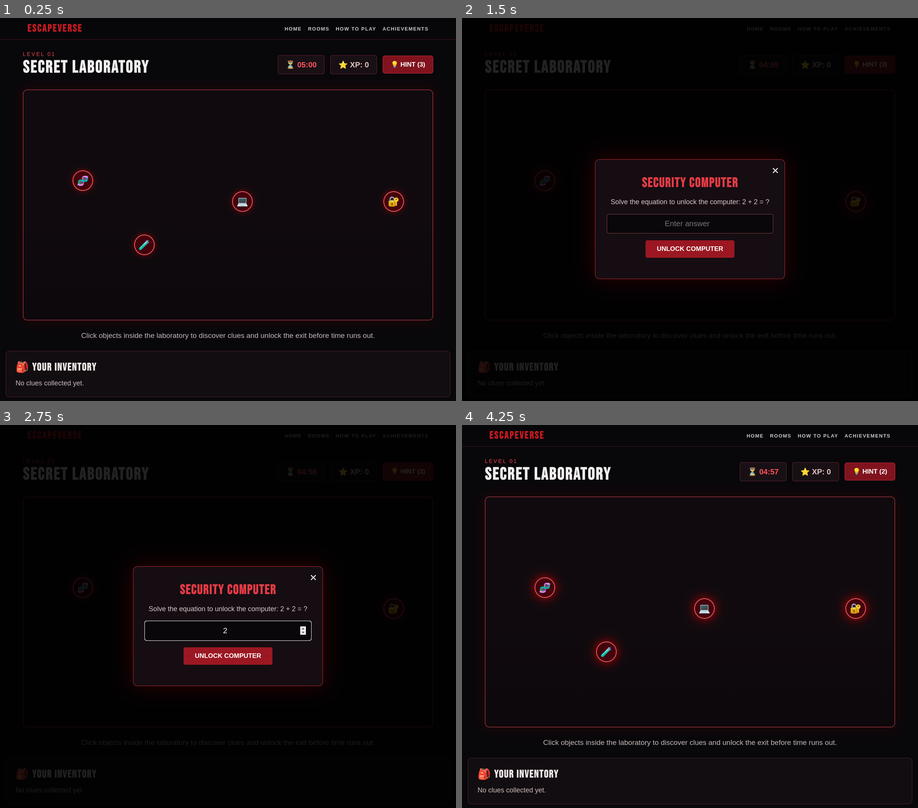
Above: before the commit, frames 1-4 (two rows, left to right).
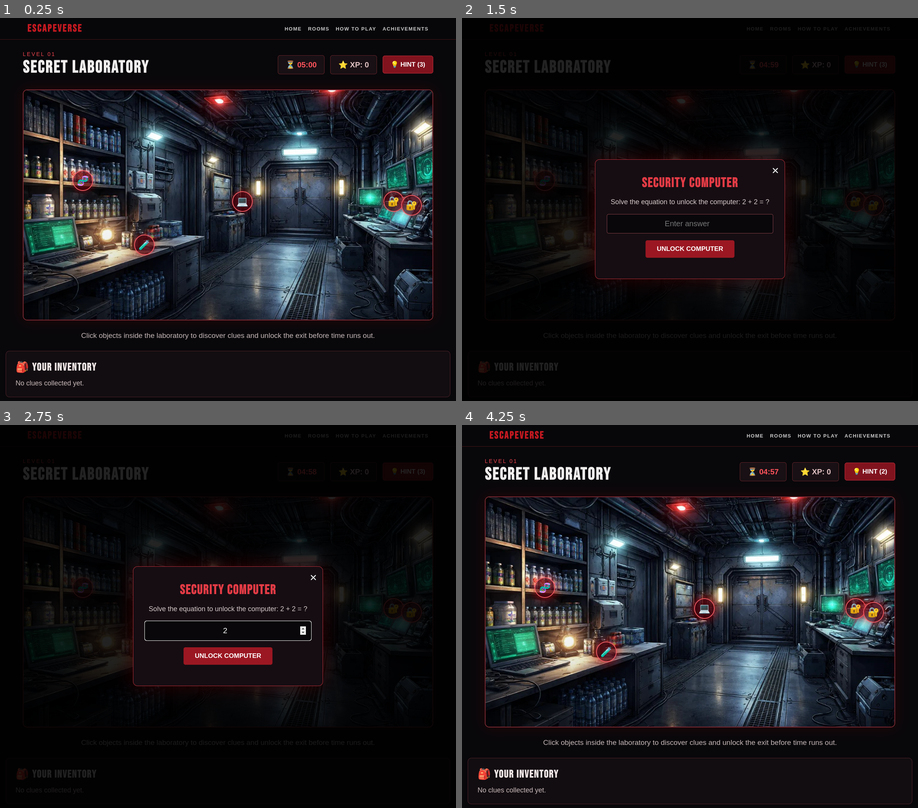
Above: after the commit, the same moments.

Repository: shai2kha2-bit/web-TheEscapeHouse-project
Game: browser game, page game.html
Same seed, same stepped clock (60 frames per second), same inputs: the game is played once before the commit and once after it. When the page shows a pop-up message, it is drawn as a white box for half a second while everything else waits; a line starting with > is the answer the replay typed.
Inputs (mouse positions are in pixels of both pictures, inside the frame that each line leads up to):
- Up to frame 1 (0.25 s): no input
- Up to frame 2 (1.5 s): tap Space at 1.1 s; click "💻" at 1.27 s
- Up to frame 3 (2.75 s): tap Space at 1.6, 2.1, 2.6 s; click (228, 608) at 1.87 s; click (228, 631) at 2.47 s; type "2" at 2.47 s; tap Enter at 2.5 s; tap Escape at 2.52 s
- Up to frame 4 (4.25 s): click "×" at 3.07 s; tap Space at 3.1, 3.6, 4.1 s; click "💡 HINT (3)" at 3.67 s

The runs differ from the first frame. In frame 1, 33% of the frame differs, in the area x 5-95%, y 18-79%; in frame 2, 1.8%; in frame 3, 1.8%; in frame 4, 33%.
Error after the commit: SyntaxError: Identifier 'selectedLevel' has already been declared

Commit message:
Add files via upload

Diff:
--- a/game.css
+++ b/game.css
@@ -361,3 +361,29 @@
         transition: none;
     }
 }
+
+/* Haunted Library Buttons */
+
+.hotspot[hidden] {
+    display: none !important;
+}
+
+.hotspot.bookshelf {
+    top: 29%;
+    left: 16%;
+}
+
+.hotspot.clock {
+    top: 27%;
+    left: 68%;
+}
+
+.hotspot.manuscript {
+    top: 70%;
+    left: 43%;
+}
+
+.hotspot.library-door {
+    top: 47%;
+    left: 88%;
+}
--- a/game.html
+++ b/game.html
@@ -70,7 +70,7 @@
             <div class="room-scene">
 
                 <!-- Room Background -->
-                <imgid="room-image"
+                <img id="room-image"
 
                     src="images/laboratory1.jpeg"
                      alt="Escape room"
@@ -158,8 +158,73 @@
 
     </div>
 
-    <!-- JavaScript -->
-    <script src="game.js"></script>
+
+    <script>
+        const selectedLevel = new URLSearchParams(
+            window.location.search
+        ).get("level");
+
+        const levelScript = document.createElement("script");
+
+        if (selectedLevel === "2") {
+            levelScript.src = "library.js";
+        } else {
+            levelScript.src = "game.js";
+        }
+
+        document.body.appendChild(levelScript);
+    </script>
+
+    <button class="hotspot door"
+        data-object="door"
+        aria-label="Examine locked door"
+        type="button">
+    🔐
+</button>
+
+    <!-- LEVEL 2: HAUNTED LIBRARY -->
+
+    <button class="hotspot bookshelf library-object"
+            data-object="bookshelf"
+            type="button" hidden>
+        📚
+    </button>
+
+    <button class="hotspot clock library-object"
+            data-object="clock"
+            type="button" hidden>
+        🕰️
+    </button>
+
+    <button class="hotspot manuscript library-object"
+            data-object="manuscript"
+            type="button" hidden>
+        📜
+    </button>
+
+    <button class="hotspot library-door library-object"
+            data-object="library-door"
+            type="button" hidden>
+        🔐
+    </button>
+
+    <script>
+        const selectedLevel = new URLSearchParams(
+            window.location.search
+        ).get("level");
+
+        const levelScript = document.createElement("script");
+
+        if (selectedLevel === "2") {
+            levelScript.src = "library.js";
+        } else {
+            levelScript.src = "game.js";
+        }
+
+        document.body.appendChild(levelScript);
+    </script>
+
+
 
 </body>
 </html>
--- /dev/null
+++ b/library.js
@@ -0,0 +1,256 @@
+/* THE ESCAPE HOUSE — LEVEL 2: HAUNTED LIBRARY
+   Load this file on game.html?level=2 instead of game.js.
+*/
+
+const libraryTimeLimit = 360; // 6 minutes
+let libraryTimeLeft = libraryTimeLimit;
+let libraryXP = 0;
+let libraryHints = 3;
+let libraryFinished = false;
+let booksSolved = false;
+let clockFound = false;
+let cipherSolved = false;
+let bookOrder = [];
+let libraryTimerId;
+
+const libraryTimer = document.getElementById('timer');
+const libraryXPLabel = document.getElementById('xp');
+const libraryHintButton = document.getElementById('hint-button');
+const libraryInventory = document.getElementById('inventory');
+const libraryModal = document.getElementById('puzzle-modal');
+const libraryTitle = document.getElementById('puzzle-title');
+const libraryDescription = document.getElementById('puzzle-description');
+const libraryPuzzleArea = document.getElementById('puzzle-area');
+const libraryMessage = document.getElementById('puzzle-message');
+const libraryClose = document.getElementById('close-modal');
+const allHotspots = document.querySelectorAll('.hotspot');
+
+// Change level title and room background.
+document.getElementById('level-number').textContent = 'LEVEL 02';
+document.getElementById('level-title').textContent = 'HAUNTED LIBRARY';
+const libraryImage = document.getElementById('room-image');
+libraryImage.src = 'images/library1.png';
+libraryImage.alt = 'Haunted Library escape room';
+
+// Show library objects only.
+allHotspots.forEach(function (button) {
+    button.hidden = !button.classList.contains('library-object');
+});
+
+function showLibraryTime() {
+    const minutes = Math.floor(libraryTimeLeft / 60);
+    const seconds = libraryTimeLeft % 60;
+    libraryTimer.textContent = String(minutes).padStart(2, '0') + ':' +
+        String(seconds).padStart(2, '0');
+}
+
+function showLibraryInventory() {
+    const clues = [];
+    if (booksSolved) clues.push('📚 Book order solved — 3 books');
+    if (clockFound) clues.push('🕰️ Clock stopped at 9:15');
+    if (cipherSolved) clues.push('📜 Cipher decoded: OWL');
+    libraryInventory.textContent = clues.length ? clues.join('  |  ') : 'No clues collected yet.';
+    libraryXPLabel.textContent = libraryXP;
+}
+
+function showLibraryModal(title, description) {
+    libraryTitle.textContent = title;
+    libraryDescription.textContent = description;
+    libraryPuzzleArea.replaceChildren();
+    libraryMessage.textContent = '';
+    libraryModal.hidden = false;
+}
+
+function hideLibraryModal() {
+    libraryModal.hidden = true;
+}
+
+function showLibraryMessage(message, success) {
+    libraryMessage.textContent = message;
+    libraryMessage.style.color = success ? '#78e6aa' : '#ff727a';
+}
+
+function makeLibraryButton(text, onClick) {
+    const button = document.createElement('button');
+    button.type = 'button';
+    button.textContent = text;
+    button.addEventListener('click', onClick);
+    return button;
+}
+
+function stopLibraryGame(won) {
+    libraryFinished = true;
+    clearInterval(libraryTimerId);
+    allHotspots.forEach(function (button) { button.disabled = true; });
+    libraryHintButton.disabled = true;
+
+    if (won) {
+        libraryXP += 200 + Math.floor(libraryTimeLeft / 10);
+        showLibraryInventory();
+        const savedLevel = Number(localStorage.getItem('escapeverseUnlockedLevel')) || 1;
+        localStorage.setItem('escapeverseUnlockedLevel', String(Math.max(savedLevel, 3)));
+        const savedXP = Number(localStorage.getItem('escapeverseLibraryXP')) || 0;
+        localStorage.setItem('escapeverseLibraryXP', String(Math.max(savedXP, libraryXP)));
+        alert('YOU ESCAPED THE HAUNTED LIBRARY!\nXP: ' + libraryXP + '\nLevel 3 is unlocked!');
+        window.location.href = 'rooms.html';
+    } else {
+        hideLibraryModal();
+        showLibraryModal('TIME IS UP', 'The library doors are sealed. Your attempt has ended.');
+        libraryPuzzleArea.appendChild(makeLibraryButton('TRY AGAIN', function () {
+            window.location.reload();
+        }));
+    }
+}
+
+function inspectBookshelf() {
+    showLibraryModal('THE BOOKSHELF', 'Arrange the books in this order: the night sky, then the black bird, then the wise bird.');
+
+    if (booksSolved) {
+        libraryPuzzleArea.textContent = 'Books arranged! The shelf reveals a note: “Count the three books.”';
+        return;
+    }
+
+    const progress = document.createElement('p');
+    progress.textContent = 'Selected: none';
+    libraryPuzzleArea.appendChild(progress);
+    ['OWL', 'MOON', 'RAVEN'].forEach(function (name) {
+        libraryPuzzleArea.appendChild(makeLibraryButton(name, function () {
+            if (libraryFinished) return;
+            bookOrder.push(name);
+            progress.textContent = 'Selected: ' + bookOrder.join(' → ');
+            if (bookOrder.length === 3) {
+                if (bookOrder.join(',') === 'MOON,RAVEN,OWL') {
+                    booksSolved = true;
+                    libraryXP += 100;
+                    showLibraryInventory();
+                    showLibraryMessage('Correct! You arranged 3 books. Remember the number 3.', true);
+                } else {
+                    showLibraryMessage('Wrong order! Try again.', false);
+                }
+                bookOrder = [];
+                libraryPuzzleArea.querySelectorAll('button').forEach(function (button) {
+                    button.disabled = booksSolved;
+                });
+            }
+        }));
+    });
+    libraryPuzzleArea.appendChild(makeLibraryButton('RESET ORDER', function () {
+        bookOrder = [];
+        progress.textContent = 'Selected: none';
+        libraryMessage.textContent = '';
+    }));
+}
+
+function inspectClock() {
+    showLibraryModal('THE ANCIENT CLOCK', 'The clock is frozen. Its hands point to 9:15. Remember 915.');
+    if (!clockFound) {
+        clockFound = true;
+        libraryXP += 50;
+        showLibraryInventory();
+    }
+    libraryPuzzleArea.textContent = '🕰️ 09:15';
+}
+
+function inspectManuscript() {
+    showLibraryModal('THE SECRET MANUSCRIPT', 'The manuscript shows RZO. Each letter has been shifted 3 places forward in the alphabet. Shift back 3 places to discover the word.');
+    if (!booksSolved) {
+        showLibraryMessage('First arrange the books to reveal the manuscript!', false);
+        return;
+    }
+    if (cipherSolved) {
+        libraryPuzzleArea.textContent = 'Decoded word: OWL';
+        return;
+    }
+    const input = document.createElement('input');
+    input.type = 'text';
+    input.maxLength = 10;
+    input.placeholder = 'Enter decoded word';
+    input.setAttribute('aria-label', 'Decoded manuscript word');
+    libraryPuzzleArea.appendChild(input);
+    libraryPuzzleArea.appendChild(makeLibraryButton('DECODE', function () {
+        if (libraryFinished) return;
+        if (input.value.trim().toUpperCase() === 'OWL') {
+            cipherSolved = true;
+            libraryXP += 100;
+            showLibraryInventory();
+            showLibraryMessage('Correct! You decoded OWL.', true);
+            input.disabled = true;
+        } else {
+            showLibraryMessage('Not quite. Shift each letter backwards by three.', false);
+        }
+    }));
+}
+
+function inspectLibraryDoor() {
+    showLibraryModal('THE LOCKED EXIT', 'Combine the clock digits (915) and the number of arranged books to create a 4-digit code.');
+    if (!booksSolved || !clockFound || !cipherSolved) {
+        showLibraryMessage('You must solve the bookshelf, clock and manuscript first.', false);
+        return;
+    }
+    const input = document.createElement('input');
+    input.type = 'text';
+    input.inputMode = 'numeric';
+    input.maxLength = 4;
+    input.placeholder = '4-digit code';
+    input.setAttribute('aria-label', 'Final four digit exit code');
+    libraryPuzzleArea.appendChild(input);
+    libraryPuzzleArea.appendChild(makeLibraryButton('UNLOCK DOOR', function () {
+        if (libraryFinished) return;
+        if (input.value.trim() === '9153') {
+            stopLibraryGame(true);
+        } else {
+            libraryTimeLeft = Math.max(0, libraryTimeLeft - 10);
+            showLibraryTime();
+            showLibraryMessage('Wrong code! You lost 10 seconds.', false);
+            if (libraryTimeLeft === 0) stopLibraryGame(false);
+        }
+    }));
+}
+
+libraryClose.addEventListener('click', function () {
+    if (!libraryFinished) hideLibraryModal();
+});
+libraryModal.addEventListener('click', function (event) {
+    if (event.target === libraryModal && !libraryFinished) hideLibraryModal();
+});
+
+document.addEventListener('keydown', function (event) {
+    if (event.key === 'Escape' && !libraryFinished) hideLibraryModal();
+});
+
+allHotspots.forEach(function (button) {
+    if (!button.classList.contains('library-object')) return;
+    button.addEventListener('click', function () {
+        if (libraryFinished) return;
+        const object = button.dataset.object;
+        if (object === 'bookshelf') inspectBookshelf();
+        if (object === 'clock') inspectClock();
+        if (object === 'manuscript') inspectManuscript();
+        if (object === 'library-door') inspectLibraryDoor();
+    });
+});
+
+libraryHintButton.addEventListener('click', function () {
+    if (libraryFinished) return;
+    if (libraryHints === 0) {
+        alert('No hints left!');
+        return;
+    }
+    libraryHints--;
+    libraryHintButton.textContent = '💡 HINT (' + libraryHints + ')';
+    libraryXP = Math.max(0, libraryXP - 10);
+    showLibraryInventory();
+    if (!booksSolved) alert('Hint: Night sky = MOON, black bird = RAVEN, wise bird = OWL.');
+    else if (!clockFound) alert('Hint: Check the old clock.');
+    else if (!cipherSolved) alert('Hint: R becomes O when shifted back 3.');
+    else alert('Hint: 915 from the clock, followed by 3 books.');
+});
+
+showLibraryInventory();
+showLibraryTime();
+libraryTimerId = setInterval(function () {
+    if (libraryFinished) return;
+    libraryTimeLeft = Math.max(0, libraryTimeLeft - 1);
+    showLibraryTime();
+    if (libraryTimeLeft === 0) stopLibraryGame(false);
+}, 1000);
